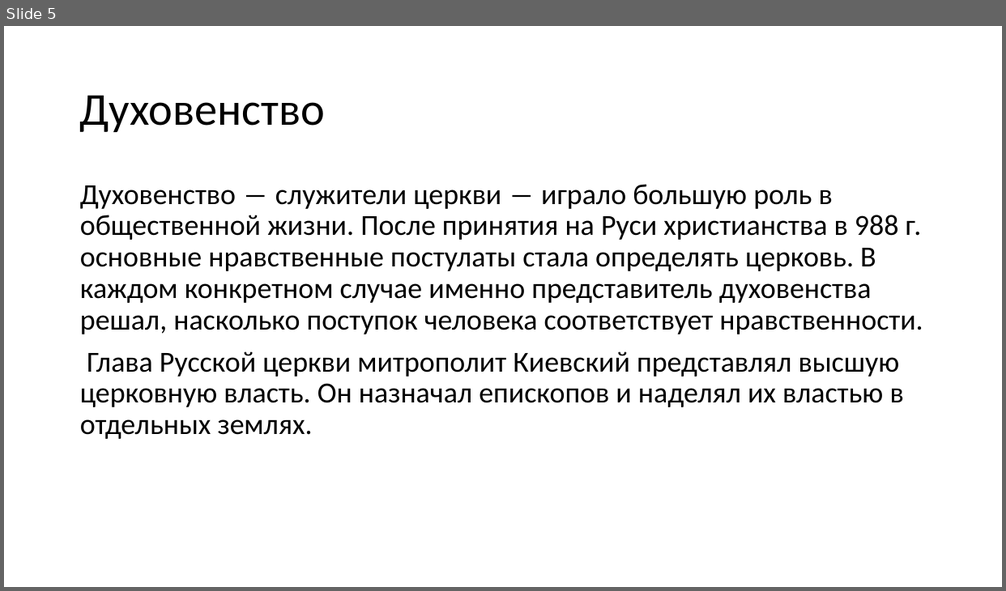
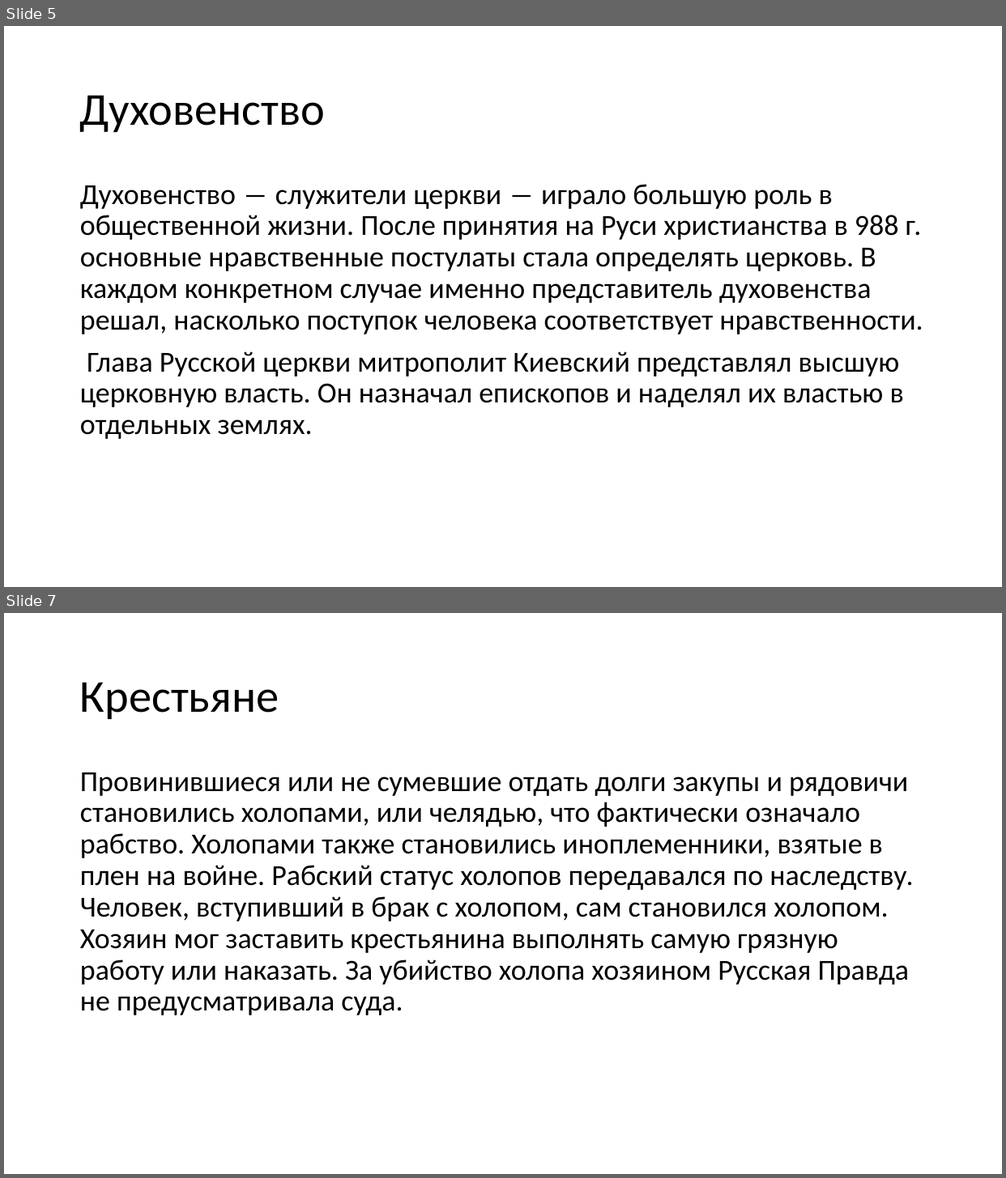
Before and after one commit to Wool5443/Study-data, a slide deck: ORG/Политическое устройство Киевской Руси.pptx. Shown one above the other, each under a label of ours: slide 5 before the commit, slides 5 and 7 after it; the slides between them are not shown. The pictures are 1006x591 and 1006x1178 pixels, drawn with LibreOffice and Linux fonts; fonts in the diff are those of the drawing. Boxes give left, top, right and bottom in pixels: in the first picture for what was removed or moved away, otherwise in the second. Text is boxed around its words. In the diff, an @@ line names an element or a change of style, - is before the commit and + after.

```diff
--- a/ORG/Политическое устройство Киевской Руси.pptx
+++ b/ORG/Политическое устройство Киевской Руси.pptx
@@ slide 7 added at [4, 613, 1002, 1174], background #FFFFFF @@
@@ title added at [80, 682, 279, 719], 44 pt, text #000000 @@
+Крестьяне
@@ text added at [80, 773, 913, 1016], 28 pt, text #000000 @@
+Провинившиеся или не сумевшие отдать долги закупы и рядовичи становились холопами, или челядью, что фактически означало рабство. Холопами также становились иноплеменники, взятые в плен на войне. Рабский статус холопов передавался по наследству. Человек, вступивший в брак с холопом, сам становился холопом. Хозяин мог заставить крестьянина выполнять самую грязную работу или наказать. За убийство холопа хозяином Русская Правда не предусматривала суда.
```
Also in this commit, not shown: 1 slide changed.
